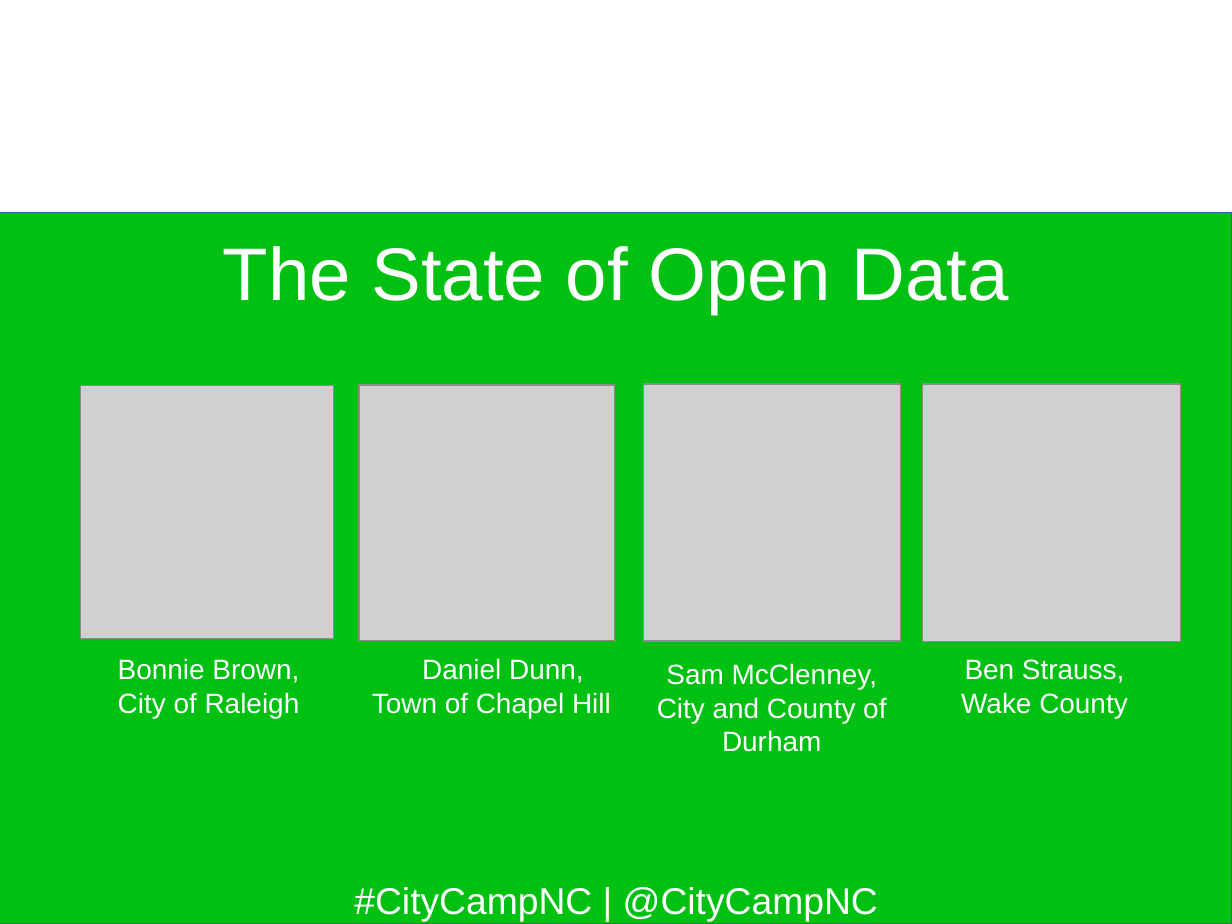
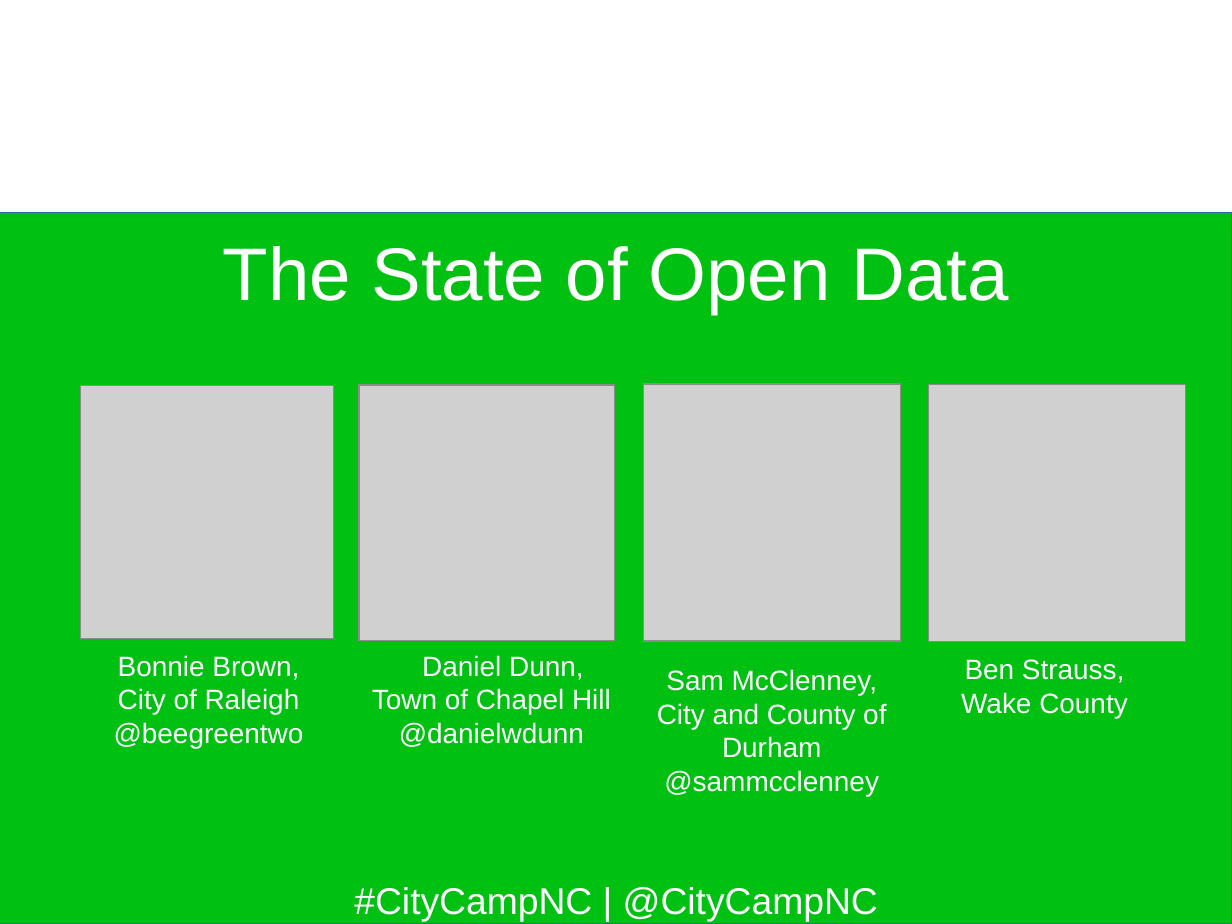
Before and after one commit to jhibbets/presentations, a slide deck: slide 11 of CCNC_2017.odp. Drawn at 1232x924 pixels with LibreOffice and Linux fonts; fonts in the diff are those of the drawing; grey boxes stand for pictures; background and template pictures are left out. Boxes give left, top, right and bottom in pixels: in the first picture for what was removed or moved away, otherwise in the second. Text is boxed around its words. In the diff, an @@ line names an element or a change of style, - is before the commit and + after.

```diff
--- a/CCNC_2017.odp
+++ b/CCNC_2017.odp
@@ picture: place and size @@
-picture at box(923, 385, 1181, 642)
+picture at box(929, 385, 1186, 642)
@@ text at box(114, 722, 304, 748): paragraph added @@
+@beegreentwo
@@ text at box(399, 722, 584, 747): paragraph added @@
+@danielwdunn
@@ text at box(664, 770, 879, 796): paragraph added @@
+@sammcclenney
```
Also in this commit, not shown: 17 other slides changed, 7 slides added.
